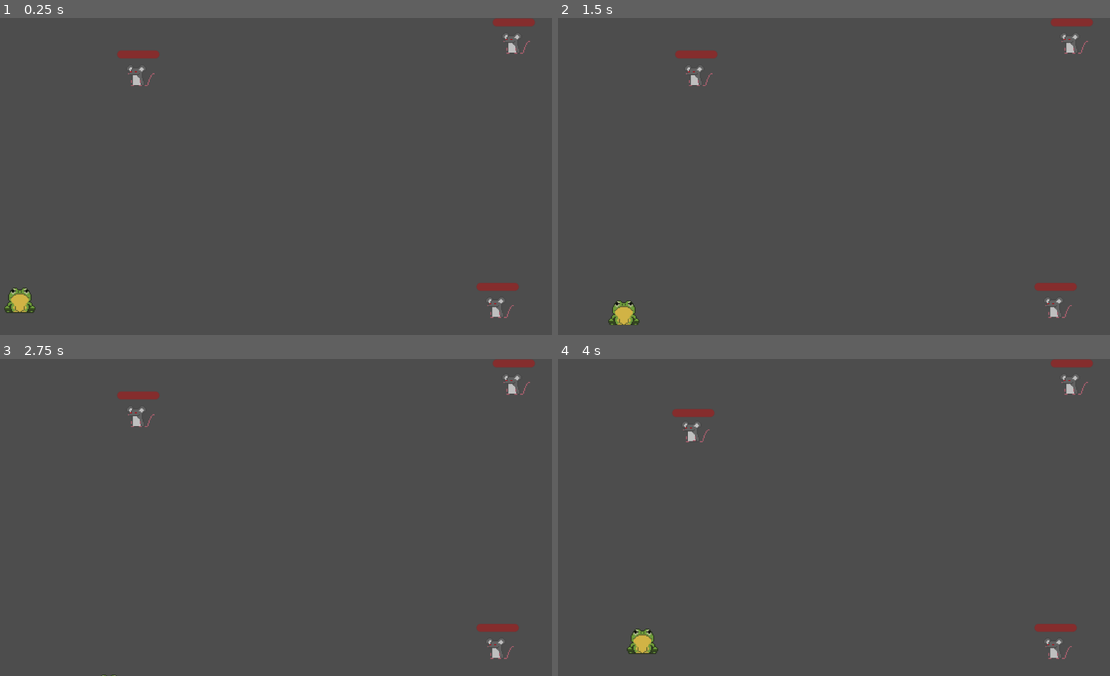
Above: before the commit, frames 1-4 (two rows, left to right).
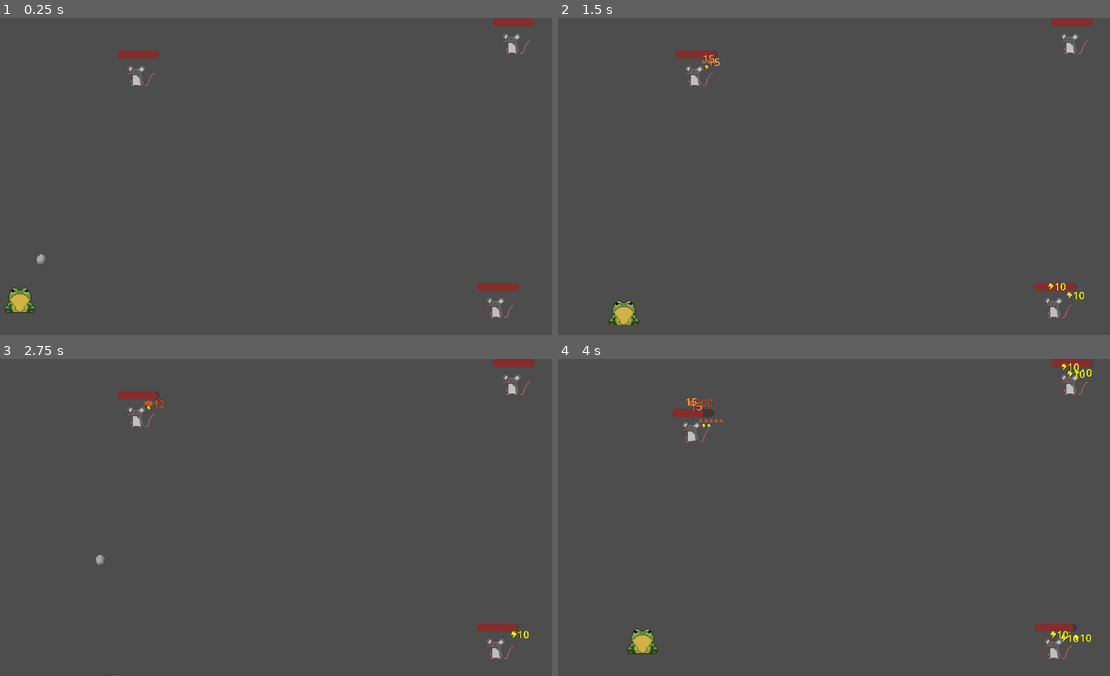
Above: after the commit, the same moments.

Repository: RobinLiu69/PrinceFrog
Game: Godot game, scene res://Scenes/main.tscn
Same seed, same stepped clock (60 frames per second), same inputs: the game is played once before the commit and once after it.
Inputs:
- Up to frame 1 (0.25 s): no input
- Up to frame 2 (1.5 s): tap Enter at 0.5 s; hold Right (right) 0.53-1.28 s; tap 0 (0) at 0.6 s; tap 1 (1) at 0.8, 1.35 s; hold Down (down) from 1.28 s (still down)
- Up to frame 3 (2.75 s): tap 2 (2) at 1.55, 2.1 s; release Down (down) at 2.03 s; hold Right (right) from 2.03 s (still down); tap 3 (3) at 2.3 s
- Up to frame 4 (4 s): release Right (right) at 2.78 s; hold Up (up) 2.78-3.53 s; tap 3 (3) at 2.85 s; tap 4 (4) at 3.05, 3.6 s; hold Left (left) from 3.53 s (still down); tap 5 (5) at 3.8 s

The runs differ from the first frame. In frame 1, less than 0.1% of the frame differs, in the area x 6-9%, y 74-78%; in frame 2, 0.1%; in frame 3, 0.1%; in frame 4, 0.4%, in the area x 23-97%, y 0-90%.

Commit message:
smile face

Diff:
--- a/Scenes/Player/frog.tscn
+++ b/Scenes/Player/frog.tscn
@@ -5,7 +5,7 @@
 [ext_resource type="Texture2D" uid="uid://khk7dektdgek" path="res://Images/Frog/frog_open_mouth_1.png" id="3_mfa1o"]
 [ext_resource type="Texture2D" uid="uid://c2s4ovnu34fmh" path="res://Images/Frog/frog_open_mouth_2.png" id="4_q0pub"]
 [ext_resource type="Script" path="res://Scripts/Player/inventory_maneger.gd" id="5_y3a2o"]
-[ext_resource type="PackedScene" uid="uid://cxy3yopp84b7k" path="res://Scenes/Weapons/tongue/tongue_blocks.tscn" id="6_p7em6"]
+[ext_resource type="PackedScene" uid="uid://0dbxf8fu3a04" path="res://Scenes/Weapons/stone/stone_block.tscn" id="6_jt6dv"]
 
 [sub_resource type="SpriteFrames" id="SpriteFrames_e8uv4"]
 animations = [{
@@ -107,7 +107,7 @@
 z_index = 5
 scale = Vector2(4, 4)
 script = ExtResource("5_y3a2o")
-item_scene = ExtResource("6_p7em6")
+item_scene = ExtResource("6_jt6dv")
 
 [node name="CharacterCollision" type="CollisionShape2D" parent="."]
 z_index = 10
--- a/Scenes/UI/canvas_layer.tscn
+++ b/Scenes/UI/canvas_layer.tscn
@@ -1,15 +1,15 @@
 [gd_scene load_steps=11 format=3 uid="uid://jah55jslxkyi"]
 
-[ext_resource type="Texture2D" uid="uid://cjbjk65d41q4k" path="res://Image/UI/keyboard.png" id="1_yyvgg"]
-[ext_resource type="Texture2D" uid="uid://3suolkjylsdi" path="res://Image/UI/downboard.png" id="2_xltxl"]
-[ext_resource type="Texture2D" uid="uid://clkrys62a45rm" path="res://Image/UI/valueboard.png" id="3_bkmn8"]
-[ext_resource type="Texture2D" uid="uid://ddfje07d6b7sh" path="res://Image/UI/health.png" id="4_ft4sn"]
-[ext_resource type="Texture2D" uid="uid://espg5s6wwt3b" path="res://Image/UI/damage.png" id="5_vt4vq"]
-[ext_resource type="Texture2D" uid="uid://x2i4grlfo8f" path="res://Image/UI/defence.png" id="6_cjebw"]
-[ext_resource type="Texture2D" uid="uid://buahsb81gl1uo" path="res://Image/UI/resistance.png" id="7_0ukl4"]
-[ext_resource type="Texture2D" uid="uid://dchxq7anwcm8t" path="res://Image/UI/critical.png" id="8_vmenv"]
-[ext_resource type="Texture2D" uid="uid://bcldtwcfbpy2t" path="res://Image/UI/speed.png" id="9_4jycf"]
-[ext_resource type="Texture2D" uid="uid://dqsd4o8ko81pf" path="res://Image/UI/keyboardmini.png" id="10_7vtgn"]
+[ext_resource type="Texture2D" uid="uid://cjbjk65d41q4k" path="res://Images/UI/keyboard.png" id="1_yyvgg"]
+[ext_resource type="Texture2D" uid="uid://3suolkjylsdi" path="res://Images/UI/downboard.png" id="2_xltxl"]
+[ext_resource type="Texture2D" uid="uid://clkrys62a45rm" path="res://Images/UI/valueboard.png" id="3_bkmn8"]
+[ext_resource type="Texture2D" uid="uid://ddfje07d6b7sh" path="res://Images/UI/health.png" id="4_ft4sn"]
+[ext_resource type="Texture2D" uid="uid://espg5s6wwt3b" path="res://Images/UI/damage.png" id="5_vt4vq"]
+[ext_resource type="Texture2D" uid="uid://x2i4grlfo8f" path="res://Images/UI/defence.png" id="6_cjebw"]
+[ext_resource type="Texture2D" uid="uid://buahsb81gl1uo" path="res://Images/UI/resistance.png" id="7_0ukl4"]
+[ext_resource type="Texture2D" uid="uid://dchxq7anwcm8t" path="res://Images/UI/critical.png" id="8_vmenv"]
+[ext_resource type="Texture2D" uid="uid://bcldtwcfbpy2t" path="res://Images/UI/speed.png" id="9_4jycf"]
+[ext_resource type="Texture2D" uid="uid://dqsd4o8ko81pf" path="res://Images/UI/keyboardmini.png" id="10_7vtgn"]
 
 [node name="CanvasLayer" type="CanvasLayer"]
 
--- a/Scenes/main.tscn
+++ b/Scenes/main.tscn
@@ -1,10 +1,12 @@
-[gd_scene load_steps=4 format=3 uid="uid://b20vte0pjva2v"]
+[gd_scene load_steps=5 format=3 uid="uid://b20vte0pjva2v"]
 
 [ext_resource type="PackedScene" uid="uid://bry40bjk45dd0" path="res://Scenes/Player/frog.tscn" id="1_6r5en"]
+[ext_resource type="Script" path="res://Scripts/Global/attack_func.gd" id="1_qks80"]
 [ext_resource type="PackedScene" uid="uid://ceo8lbrpyhh8n" path="res://Scenes/Enemy/mouse.tscn" id="2_weea0"]
 [ext_resource type="PackedScene" uid="uid://jah55jslxkyi" path="res://Scenes/UI/canvas_layer.tscn" id="3_r0f0m"]
 
 [node name="root" type="Node2D"]
+script = ExtResource("1_qks80")
 
 [node name="Player" parent="." instance=ExtResource("1_6r5en")]
 position = Vector2(85, 901)
--- a/Scripts/Player/inventory_maneger.gd
+++ b/Scripts/Player/inventory_maneger.gd
@@ -3,6 +3,7 @@
 var inventory: Array = []
 var item_list: Dictionary = {}
 @export var item_scene: PackedScene
+
 
 var keyboard: Array = [["1", "2", "3", "4", "5", "6", "7", "8", "9", "0", "Minus", "Equal"],
 						["Q", "W", "E", "R", "T", "Y", "U", "I", "O", "P", "BracketLeft", "BracketRight", "BackSlash"],
@@ -21,9 +22,9 @@
 	print(inventory)
 	inventory_update()
 
-	await get_tree().create_timer(5.0).timeout
-	print(unequip(4, 2))
-	inventory_update()
+	#await get_tree().create_timer(5.0).timeout
+	#print(unequip(4, 2))
+	#inventory_update()
 
 
 func init_inventory(row_counts: int, slots_in_rows: Array[int]) -> Array:
--- a/Scripts/Weapons/stone/stone.gd
+++ b/Scripts/Weapons/stone/stone.gd
@@ -49,7 +49,9 @@
 func _on_stone_body_entered(body: Node2D) -> void:
 	if body != source and body in targets:
 		var total_damage = base_damage + physical_damage
-		AttackFunc.damage(source, body, total_damage,0,0,0,0,0,"poison")
+		AttackFunc.damage(source, body, total_damage,0,0,0,0,0,"electric")
+		AttackFunc.damage(source, body, total_damage,0,0,0,0,0,"fire",3)
+
 		hit(body)
 
 
